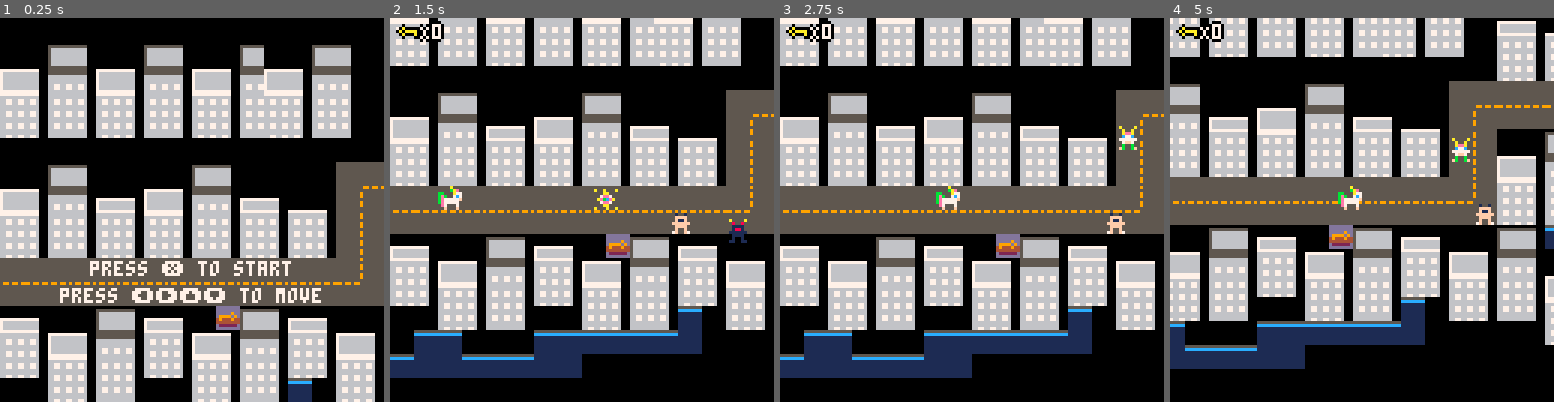
Above: before the commit, frames 1-4 (left to right).
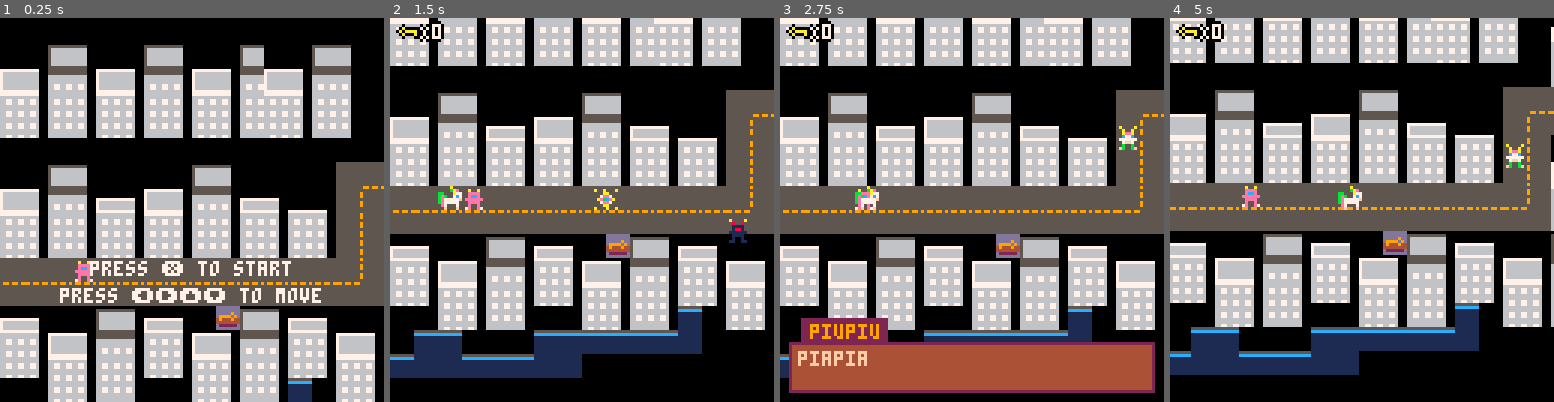
Above: after the commit, the same moments.

Repository: Zineb-Ada/pico8Lua
Game: PICO-8 cartridge src/licornemap.p8
Same seed, same stepped clock (60 frames per second), same inputs: the game is played once before the commit and once after it.
Inputs:
- Up to frame 1 (0.25 s): no input
- Up to frame 2 (1.5 s): tap X (X key) at 0.33, 1.07 s; tap O (Z key) at 0.7 s
- Up to frame 3 (2.75 s): hold Right 1.6-2.1 s; tap O (Z key) at 1.7, 2.1, 2.5 s; tap X (X key) at 1.85 s; hold Up 2.15-2.42 s; hold Right from 2.47 s (still down)
- Up to frame 4 (5 s): tap O (Z key) every 0.4 s from 2.9 to 4.9 s; tap X (X key) at 2.97, 4.08 s; release Right at 3.03 s; hold Left 3.08-3.58 s; hold Down 3.63-3.97 s; hold Right 4.02-4.68 s; hold Up from 4.73 s (still down)

The runs differ from the first frame. In frame 1, 0.2% of the frame differs, in the area x 19-25%, y 63-69%; in frame 2, 0.3%; in frame 3, 15%; in frame 4, 50%, in the area x 0-100%, y 0-93%.

Commit message:
Update licornemap.p8
new map
clef compteur
ouverture porte
message 1/3

Diff:
--- a/src/licornemap.p8
+++ b/src/licornemap.p8
@@ -2,32 +2,33 @@
 version 32
 __lua__
 --jeu des licornes
+
 function _init()
+	scene="menu"
 	title_screen()
  create_player()
- init_msg()
+ init_message()
  enemies={}
  gen_enemies()
- friends={}
- gen_friends()
+-- friends={}
+-- gen_friends()
  sparkles={}
  rainbows={}
  gen_rainbow()
- scene="menu"
-
 end
 
 function _update()
-	--if not messages{1} then
+	if not messages[1] then
  player_movement()
--- end
+ end
  check_flag()
- update_msg()
  update_camera()
+ update_message()
  enemy_movement()
  rainbow_movement()
- friends_movement()
+-- friends_movement()
  interact()
+
  for e in all(enemies)  do
   for s in all(sparkles) do
 	  if hit(e,s) then
@@ -36,7 +37,7 @@
    end
 	 end
  end
- end
+end
 
 function _draw()
 	cls()
@@ -48,15 +49,14 @@
 	for e in all(enemies) do
 		spr(70,e.x*8,e.y*8)
 	end
-	for f in all(friends) do
-	 spr(69,f.x*8,f.y*8)
-	end
+--	for f in all(friends) do
+	-- spr(69,f.x*8,f.y*8)
+--	end
 	for s in all(sparkles) do
 	spr(88,s.x*8,s.y*8)
  end
  draw_ui()
- draw_msg()
-
+ draw_message()
 end
 
 -->8
@@ -88,6 +88,15 @@
  p.keys+=1
  sfx(0)
 end
+
+
+
+function open_door(x,y)
+		next_tile(x,y)
+	p.keys -=3
+	sfx()
+	end
+
 
 -->8
 --players
@@ -123,12 +133,26 @@
 
 --permet de rcup les keys et dialogue
 function interact(x,y)
+
  if check_flag(1,x,y) then
   pick_up_key(x,y)
- end
-	if x==8 and y==9 then
-	create_msg("ennemy","i'm a sexist bastard")
-	end
+  elseif check_flag(2,x,y)
+  and p.keys == 3 then
+  open_door(x,y)
+ end
+
+ if check_flag(2,x,y)
+ and not pass_over then
+	create_message("piupiu","piapia")
+ pass_over=true
+	end
+
+ if check_flag(3,x,y)
+ and not pass_over then
+	create_message("lalalal","lilili")
+ pass_over=true
+	end
+
 end
 
 
@@ -295,33 +319,57 @@
 	print(text,x,y,7)
 end
 -->8
---messages
-
-function init_msg()
-    messages={}
-end
-
-function create_msg(name,...)
-    msg_title=name
-    messages={...}
-end
-
-function draw_msg()
-    if messages[1] then
-        local y = 100
-rectfill(6,y,6+#msg_title*4,y+6,2)
-print (msg_title,7,y+1,5)
-rectfill(2,y+7,125,y+20,4)
-rect(2,y+7,125,y+20,2)
-print(messages[1],3,y+10,8)
-    end
-end
-
-function update_msg()
-    if btn((❎)) then
-        deli(messages,1)
-				end
-end
+--messages dialogue
+
+function init_message()
+	messages={}
+	end
+
+function create_message(name,...)
+	message_title=name
+	messages={...}
+	end
+
+function update_message()
+	if (btn(⬇️)) then
+		deli(messages,1)
+		end
+end
+
+function draw_message()
+	if messages[1] then
+			local y=100
+		rectfill(7,y,11+#message_title*4,y+7,2)
+  print(message_title,10,y+2,9)
+  rectfill(3,y+8,124,y+24,4)
+  rect(3,y+8,124,y+24,2)
+ 	print(messages[1],6,y+11,15)
+			end
+	end
+…(24 lines of a section not shown)…
 
 
 
@@ -421,29 +469,29 @@
 
 
 __gff__
-0001210101000000000000000101010101212101010101000000000001010101010101010101010100000000010101010101010101010101000000000101010100000000000000000000000000000000000000000000000000000000000000000000000000000000000000000000000000000000000000000201000000000000
-0200000000000001010101000000000000000000000000010101010000000000000000000000000101010100000000000000000000000001050501000000000000000000000000000404000000000000000000000000000000000000000000000000000000000000000000000000000000000000000000000000000000000000
+0001210101000000000000000101010101010101010101000000000001010101010101010101010100000000010101010101010101010101000000000101010100000000000000000404000000000000000000000000000000080000000000000000000000000000000000000000000000000000000000000201000000000000
+0200000000000005050505000000000100000000000000050505050000000001000000000001010505050500000000010000050400050505050505000000000100010000000000000404000000000000000000000000000000000000000000000000000000000000000000000000000000000000000000000000000000000000
 __map__
 0102030401020304010203010203040707070707070707070707070707070707070707070707070707070707070707070707070707070707070707070707070000000000000000000000000000000000000000000000000000000000000000000000000000000000000000000000000000000000000000000000000000000000
 1112131411121314111213111213140707070707070707070707070707070707070707070707070707070707070707070707070707070707070707070707070000000000000000000000000000000000000000000000000000000000000000000000000000000000000000000000000000000000000000000000000000000000
 2122232421222324212223212223241715160707070715160707070707070707070707070707070707070707070707070707070707070707070707070707070000000000000000000000000000000000000000000000000000000000000000000000000000000000000000000000000000000000000000000000000000000000
 3132333431323334313233313233340125262526252625260707070707070707070707070707070707070707070707070707070707070707070707070707070000000000000000000000000000000000000000000000000000000000000000000000000000000000000000000000000000000000000000000000000000000000
-0707070707070707070707070707010135363536353635360707070102030407070707070707070705050707070707070707070707070707070707070707070000000000000000000000000000000000000000000000000000000000000000000000000000000000000000000000000000000000000000000000000000000000
-01020304070701020304070707076d6e28292829282908090715161112131415160707070705050505050507070707070707070707070707070707070707070000000000000000000000000000000000000000000000000000000000000000000000000000000000000000000000000000000000000000000000000000000000
-11121314151611121314151607077d7e383938393839181980252621222324252607070707050c0d0e0f0505070707070707070707070707070707070707070000000000000000000000000000000000000000000000000000000000000000000000000000000000000000000000000000000000000000000000000000000000
-21222324252621222324252625260a0b0102030415160a0b01020304323334353607070707051c1d1e1f0505070707070707070707070707070707070707070000000000000000000000000000000000000000000000000000000000000000000000000000000000000000000000000000000000000000000000000000000000
-31323334353631323334353635361a1b1112131425261a1b11121314070707072727272705052c2d2e2f0505070707070707070707070707070707070707070000000000000000000000000000000000000000000000000000000000000000000000000000000000000000000000000000000000000000000000000000000000
-6a696a6a6a6a6a292829282928292a2b2122232435360a0b21222324072727273737373705053c3d3e3f0505070707070707070707070707070707070707070000000000000000000000000000000000000000000000000000000000000000000000000000000000000000000000000000000000000000000000000000000000
-7a797a7a7a7a7a7a7a7a7a397a7a3a3b3132333407071a1b3132333407373737373737370605050505050505070707070707070707070707070707070707070000000000000000000000000000000000000000000000000000000000000000000000000000000000000000000000000000000000000000000000000000000000
-151601020304151601800304151601000304272727070a0b0707010201028788898a0606060506050c0d0e0f070707070707070707070707070707070707070000000000000000000000000000000000000000000000000000000000000000000000000000000000000000000000000000000000000000000000000000000000
-252611121314252611121314252611121314010203041a1b1516111211129798999a0606060505051c1d1e1f070707070707070707070707070707070707070000000000000000000000000000000000000000000000000000000000000000000000000000000000000000000000000000000000000000000000000000000000
-353621222324353621222324353621222324111213140a0b252621222122a7a8a9aa0606060605052c2d2e2f070707070707070707070707070707070707070000000000000000000000000000000000000000000000000000000000000000000000000000000000000000000000000000000000000000000000000000000000
-070731323334070731323334270731323334212223241a1b353631323132b7b8b9ba8006060606053c3d3e3f070707070707070707070707070707070707070000000000000000000000000000000000000000000000000000000000000000000000000000000000000000000000000000000000000000000000000000000000
-072727070707272727272727370707070707313233344d4e282928292829282928292829696a060605050505070707070707070707070707070707070707070000000000000000000000000000000000000000000000000000000000000000000000000000000000000000000000000000000000000000000000000000000000
-273737272727373707070707070707070707070715165d5e383938393839383938393839797a060606050505070707070707070707070707070707070707070000000000000000000000000000000000000000000000000000000000000000000000000000000000000000000000000000000000000000000000000000000000
-0707070707070707070707070707070707070707252615161516151607070707070707060606060c0d0e0f05070707070707070707070707070707070707070000000000000000000000000000000000000000000000000000000000000000000000000000000000000000000000000000000000000000000000000000000000
-0707070707070707070707070707070707070707070725262526252607070707070707060606061c1d1e1f05070707070707070707070707070707070707070000000000000000000000000000000000000000000000000000000000000000000000000000000000000000000000000000000000000000000000000000000000
-0707070707070707070707070707070707070707070707070707070707070707070707060605052c2d2e2f05070707070707070707070707070707070707070000000000000000000000000000000000000000000000000000000000000000000000000000000000000000000000000000000000000000000000000000000000
+07070707070707070707070707070101353635363536353607070701020304070707070707c1c1c1c1c1c1c1c1c1c1c10707070707070707070707070707070000000000000000000000000000000000000000000000000000000000000000000000000000000000000000000000000000000000000000000000000000000000
+01020304070701020304070707076d6e282928295929080907151611121314151607070707c1c0c0c0c0d0d1c0c0c0c10707070707070707070707070707070000000000000000000000000000000000000000000000000000000000000000000000000000000000000000000000000000000000000000000000000000000000
+11121314151611121314151607077d7e383938393839181980252621222324252607070707c1c0d0d1c0e0e1c0d0d1c10707070707070707070707070707070000000000000000000000000000000000000000000000000000000000000000000000000000000000000000000000000000000000000000000000000000000000
+21222324252621222324252625260a0b0102030415160a0b01020304323334353627272727c1c0e0e1c0c0c0c0e0e1c10707070707070707070707070707070000000000000000000000000000000000000000000000000000000000000000000000000000000000000000000000000000000000000000000000000000000000
+31323334353631323334353635361a1b1112131425261a1b11121314070707c1c1c1c1c1c1c1c0c0c054555657c0c0c10707070707070707070707070707070000000000000000000000000000000000000000000000000000000000000000000000000000000000000000000000000000000000000000000000000000000000
+6a696a496a6a6a292829282928292a2b2122232435360a0b21222324272727c137373768c0c0c0d0d164656667d0d1c10707070707070707070707070707070000000000000000000000000000000000000000000000000000000000000000000000000000000000000000000000000000000000000000000000000000000000
+7a797a7a7a7a7a7a7a7a7a397a7a3a3b3132333407071a1b31323334373737c137373737c0c0c0e0e174757677e0e1c10707070707070707070707070707070000000000000000000000000000000000000000000000000000000000000000000000000000000000000000000000000000000000000000000000000000000000
+1516015a0304151601800304151601000304272727070a0b07070102050506c1c0c1c1c1c1c1c0c0c08485864fc0c0c10707070707070707070707070707070000000000000000000000000000000000000000000000000000000000000000000000000000000000000000000000000000000000000000000000000000000000
+252611121314252611121314252611121314010203041a1b15161112111206c1c0c1111227c1c0d0d1c0d0d1c0d0d1c10707070707070707070707070707070000000000000000000000000000000000000000000000000000000000000000000000000000000000000000000000000000000000000000000000000000000000
+353621222324353621222324353621222324111213140a0b25262122212206c1c0c1212237c1c0e0e1c0e0e1c0e0e1c10707070707070707070707070707070000000000000000000000000000000000000000000000000000000000000000000000000000000000000000000000000000000000000000000000000000000000
+070731323334070731323334270731323334212223241a1b35363132313280c1b2c1313206c1c1c0c0c0c0c0c0c0c0c10707070707070707070707070707070000000000000000000000000000000000000000000000000000000000000000000000000000000000000000000000000000000000000000000000000000000000
+072727070707272727272727370707070707313233344d4e282928292829282928292829696ac1c0c0c0c0c0c0c0c0c10707070707070707070707070707070000000000000000000000000000000000000000000000000000000000000000000000000000000000000000000000000000000000000000000000000000000000
+273737272727373707070707070707070707070715165d5e383938393839383938393839797ac1c1c1c1c1c1c1c1c1c10707070707070707070707070707070000000000000000000000000000000000000000000000000000000000000000000000000000000000000000000000000000000000000000000000000000000000
+0707070707070707070707070707070707070707252615161516151607070707070707828282828282828282070707070707070707070707070707070707070000000000000000000000000000000000000000000000000000000000000000000000000000000000000000000000000000000000000000000000000000000000
+0707070707070707070707070707070707070707070725262526252607070707070782828282828282828282070707070707070707070707070707070707070000000000000000000000000000000000000000000000000000000000000000000000000000000000000000000000000000000000000000000000000000000000
+0707070707070707070707070707070707070707070707070707070707070707070707828282828282828282070707070707070707070707070707070707070000000000000000000000000000000000000000000000000000000000000000000000000000000000000000000000000000000000000000000000000000000000
 0707070707070707070707070707070707070707070707070707070707070707070707050505053c3d3e3f05070707070707070707070707070707070707070000000000000000000000000000000000000000000000000000000000000000000000000000000000000000000000000000000000000000000000000000000000
 0707070707070707070707070707070707070707070707070707070707070707070707070707070707070707070707070707070707070707070707070707070000000000000000000000000000000000000000000000000000000000000000000000000000000000000000000000000000000000000000000000000000000000
 0707070707070707070707070707070707070707070707070707070707070707070707070707070707070707070707070707070707070707070707070707070000000000000000000000000000000000000000000000000000000000000000000000000000000000000000000000000000000000000000000000000000000000
Not shown, changed: 88 lines of the sprite sheet (__gfx__) section of src/licornemap.p8
